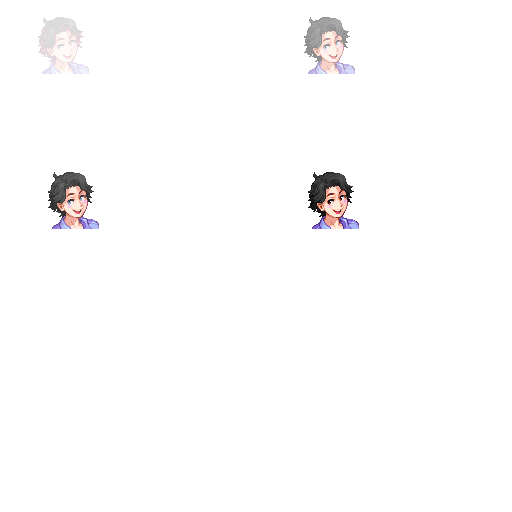
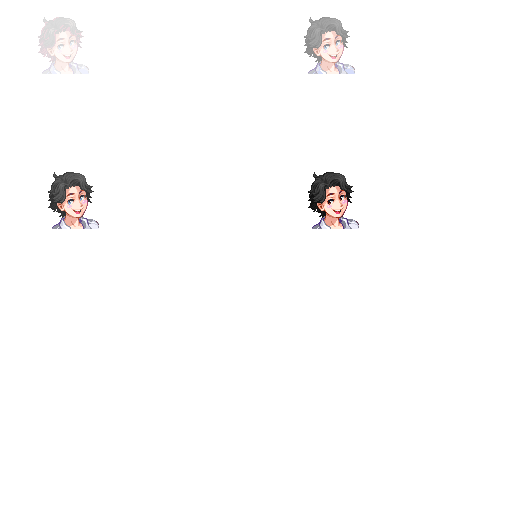
Layer changes from the first w=512, h=512 image to the second:
painted on "senpaiPortrait.png" over box(42, 61, 359, 229)
